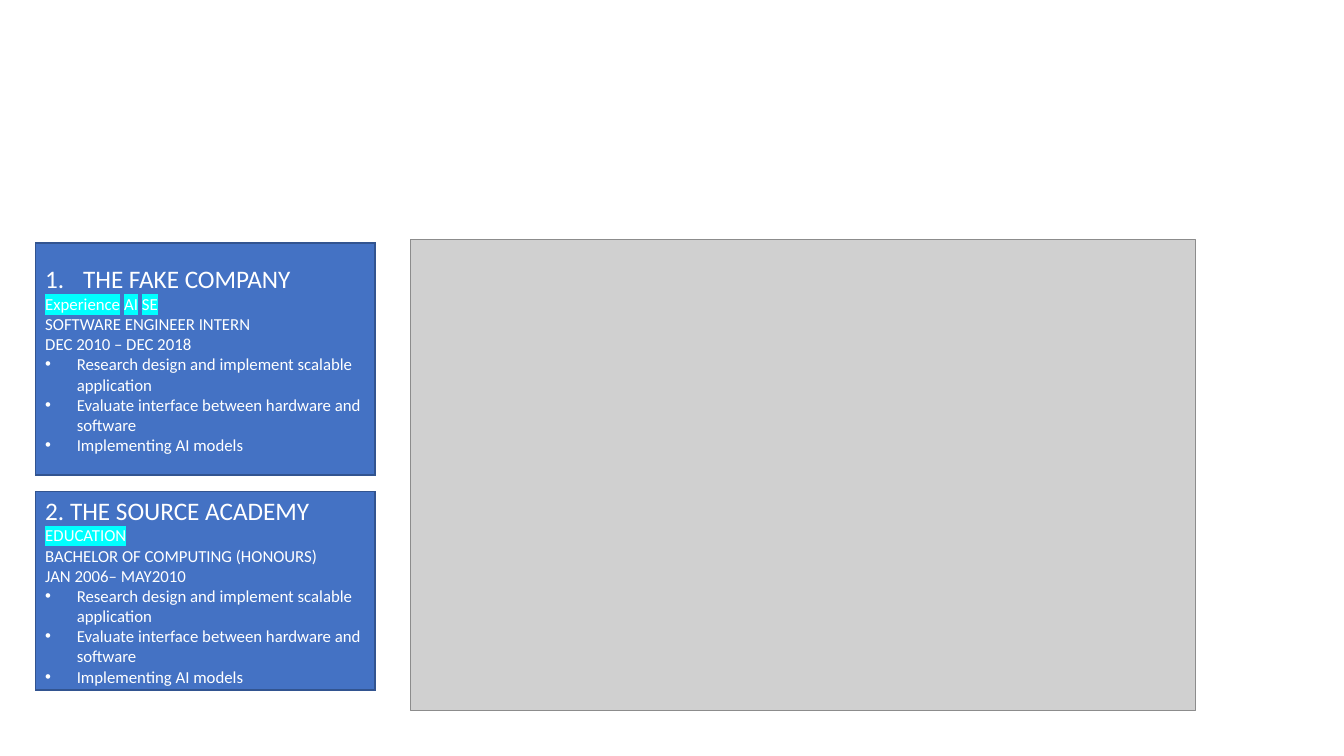
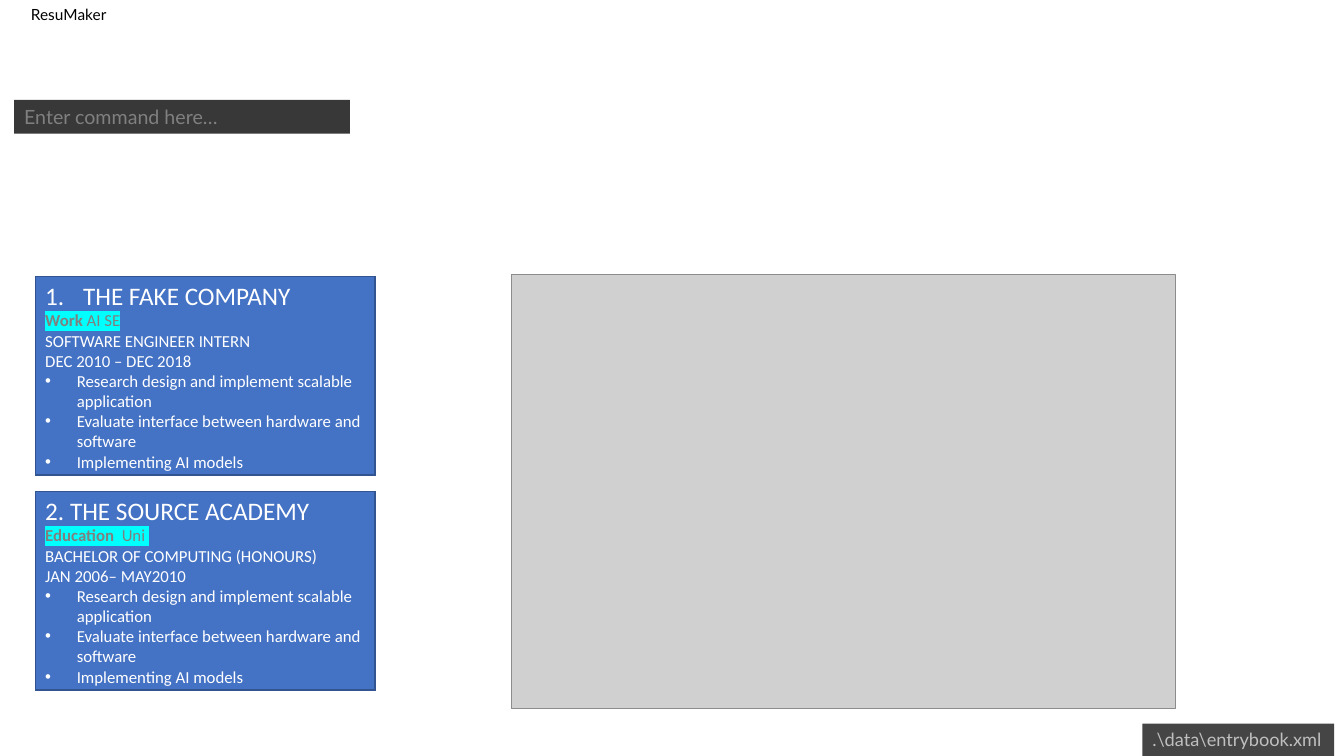
Before and after one commit to scalarmotion/main, a slide deck: slide 1 of docs/UiMockup.pptx. Drawn at 1344x756 pixels with LibreOffice and Linux fonts; fonts in the diff are those of the drawing; grey boxes stand for pictures; background and template pictures are left out. Boxes give left, top, right and bottom in pixels: in the first picture for what was removed or moved away, otherwise in the second. Text is boxed around its words. In the diff, an @@ line names an element or a change of style, - is before the commit and + after.

```diff
--- a/docs/UiMockup.pptx
+++ b/docs/UiMockup.pptx
@@ text added at box(31, 8, 106, 20), 11 pt, text #000000 @@
+ResuMaker
@@ rectangle added at box(14, 100, 350, 134), fill #383838, 14 pt, text #808080 @@
+Enter command here…
@@ rectangle "THE FAKE COMPANY": place and size @@
-rectangle "THE FAKE COMPANY" at box(35, 243, 375, 475)
+rectangle "THE FAKE COMPANY" at box(35, 276, 375, 475)
@@ picture: place and size @@
-picture at box(410, 239, 1196, 711)
+picture at box(511, 274, 1176, 709)
@@ text in rectangle at box(45, 314, 120, 326): text changed; text colour #FFFFFF to #808080; bold on @@
-Experience AI SE
+Work AI SE
@@ text in rectangle at box(45, 529, 145, 541): text changed; text colour #FFFFFF to #808080; bold on @@
-EDUCATION
+Education Uni
@@ rectangle added at box(1142, 724, 1334, 756), fill #454545, 13 pt, text #BFBFBF @@
+.\data\entrybook.xml
```
Also in this commit, not shown: 2 other slides changed, 1 other file.
